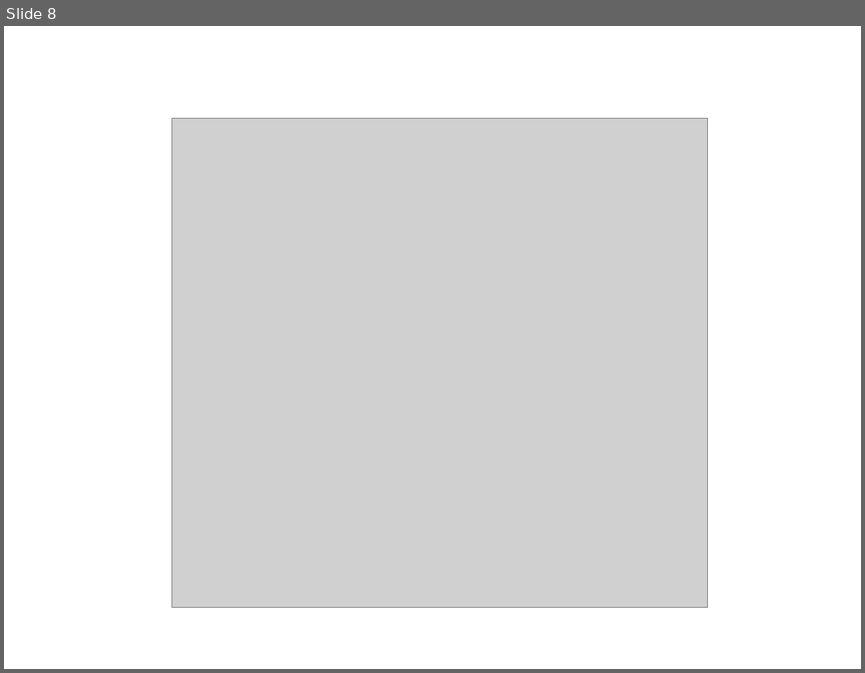
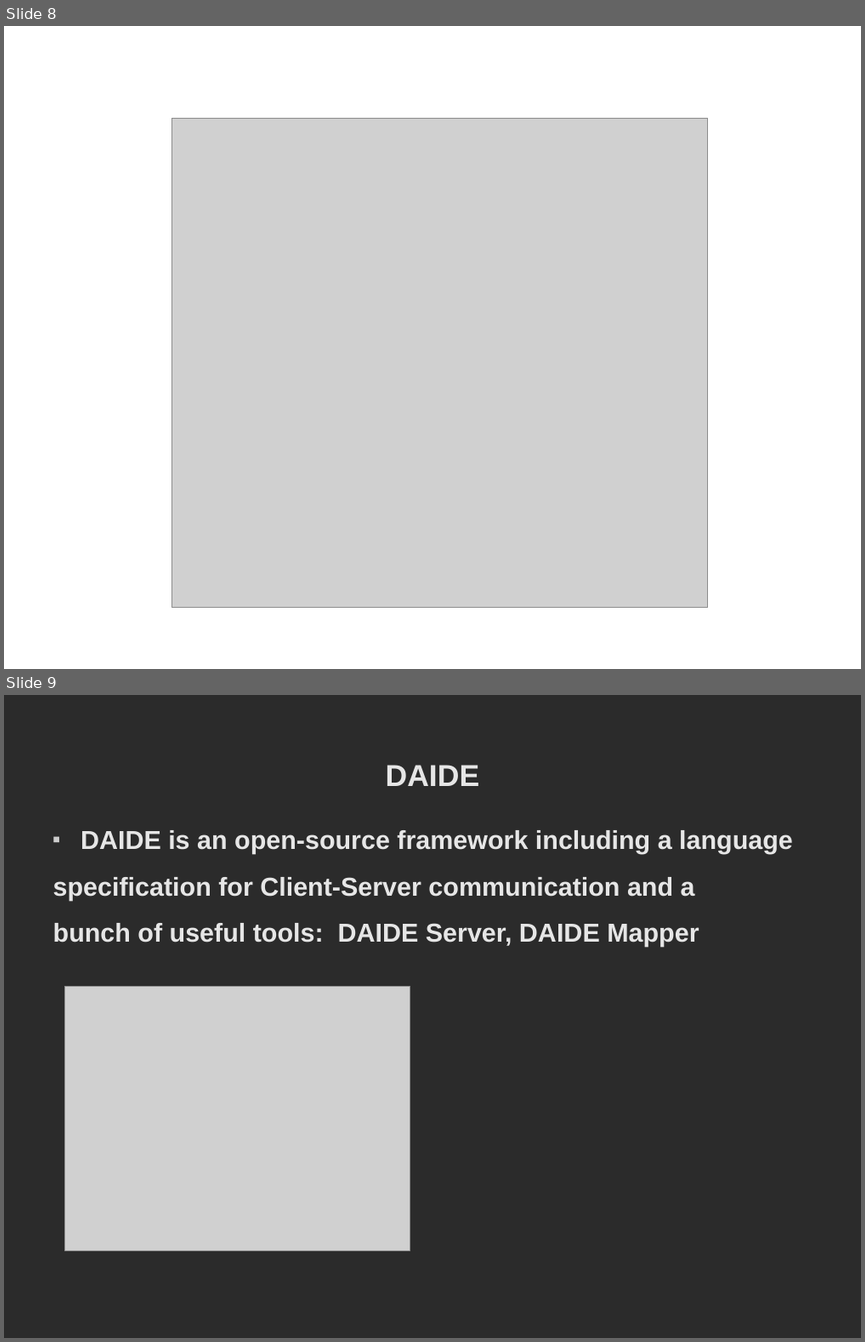
Before and after one commit to deltaluca/flappy, a slide deck: Presentation/ProjectDemonstration.odp. Shown one above the other, each under a label of ours: slide 8 before the commit, slides 8 and 9 after it. The pictures are 865x673 and 865x1342 pixels, drawn with LibreOffice and Linux fonts; fonts in the diff are those of the drawing; grey boxes stand for pictures; background and template pictures are left out; a plain dark background stands for a picture behind light text. Boxes give left, top, right and bottom in pixels: in the first picture for what was removed or moved away, otherwise in the second. Text is boxed around its words. In the diff, an @@ line names an element or a change of style, - is before the commit and + after.

```diff
--- a/Presentation/ProjectDemonstration.odp
+++ b/Presentation/ProjectDemonstration.odp
@@ slide 9 added at bbox=[4, 695, 861, 1338], background picture (left out) @@
@@ title added at bbox=[386, 765, 480, 786], 28 pt, text #E6E6E6, bold @@
+DAIDE
@@ text added at bbox=[53, 830, 793, 947], 24 pt, text #E6E6E6, bold @@
+■ DAIDE is an open-source framework including a language
+specification for Client-Server communication and a
+bunch of useful tools: DAIDE Server, DAIDE Mapper
@@ picture added at bbox=[65, 986, 409, 1251] @@
```
Also in this commit, not shown: 10 slides changed, 13 other slides added, 5 slides removed.
